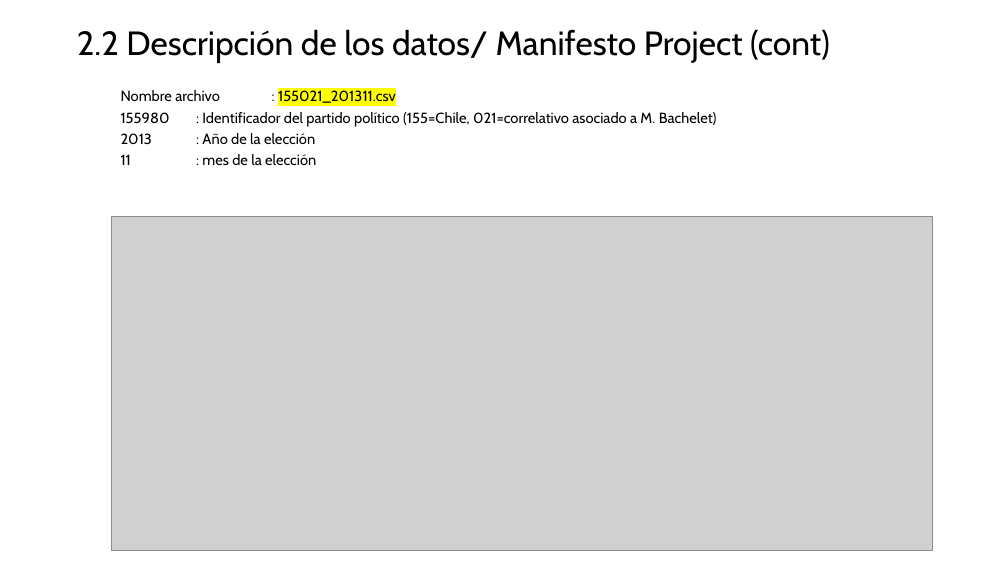
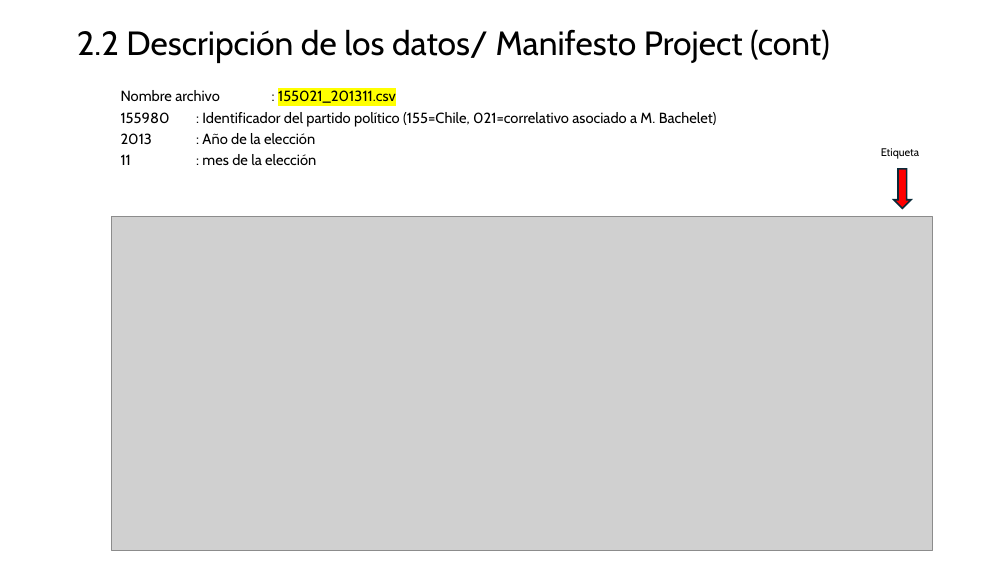
Before and after one commit to MatiasBunsterRaby/Capstone_git, a slide deck: slide 7 of Pres Capstone MBunster 2.pptx. Drawn at 1008x567 pixels with LibreOffice and Linux fonts; fonts in the diff are those of the drawing; grey boxes stand for pictures. Boxes give left, top, right and bottom in pixels: in the first picture for what was removed or moved away, otherwise in the second. Text is boxed around its words. In the diff, an @@ line names an element or a change of style, - is before the commit and + after.

```diff
--- a/Pres Capstone MBunster 2.pptx
+++ b/Pres Capstone MBunster 2.pptx
@@ text added at [881,148,919,159], 10.5 pt, text #000000 @@
+Etiqueta
@@ down arrow added at [894,169,911,208], fill #FF0000, outline #092A39 1.5 pt @@
```
Also in this commit, not shown: 3 other slides changed, 38 slides added, 3 slides removed, 2 other files.
